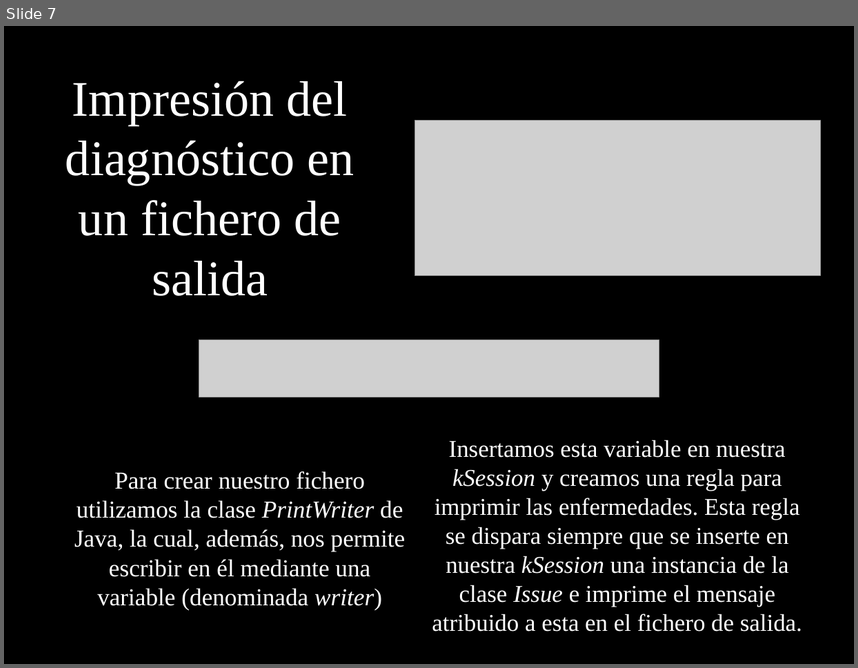
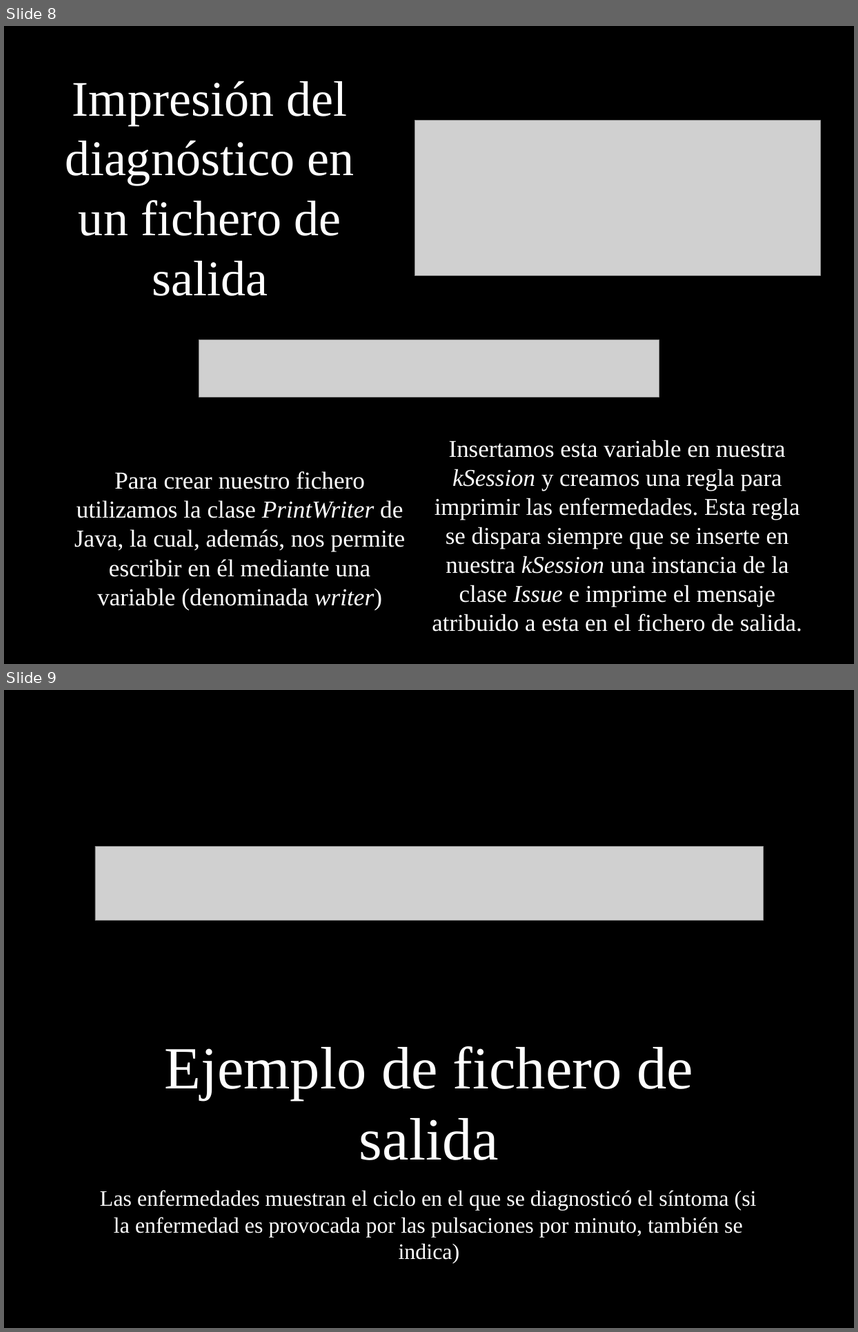
Before and after one commit to edusalcas/DSINT_Repo, a slide deck: Presentación DSINT.pptx. Shown one above the other, each under a label of ours: slide 7 before the commit, slides 8 and 9 after it. The pictures are 858x668 and 858x1332 pixels, drawn with LibreOffice and Linux fonts; fonts in the diff are those of the drawing; grey boxes stand for pictures. Boxes give left, top, right and bottom in pixels: in the first picture for what was removed or moved away, otherwise in the second. Text is boxed around its words. In the diff, an @@ line names an element or a change of style, - is before the commit and + after.

```diff
--- a/Presentación DSINT.pptx
+++ b/Presentación DSINT.pptx
@@ slide 9 added at (x1=4, y1=690, x2=854, y2=1328), background #000000 @@
@@ picture added at (x1=95, y1=846, x2=763, y2=920) @@
@@ title added at (x1=164, y1=1046, x2=693, y2=1160), 72 pt, text #FFFFFF @@
+Ejemplo de fichero de salida
@@ text added at (x1=100, y1=1190, x2=757, y2=1263), 26.6 pt, text #FFFFFF @@
+Las enfermedades muestran el ciclo en el que se diagnosticó el síntoma (si la enfermedad es provocada por las pulsaciones por minuto, también se indica)
@@ what was slide 7 is now slide 8 @@
```
Also in this commit, not shown: 1 other slide added, 1 other file.
